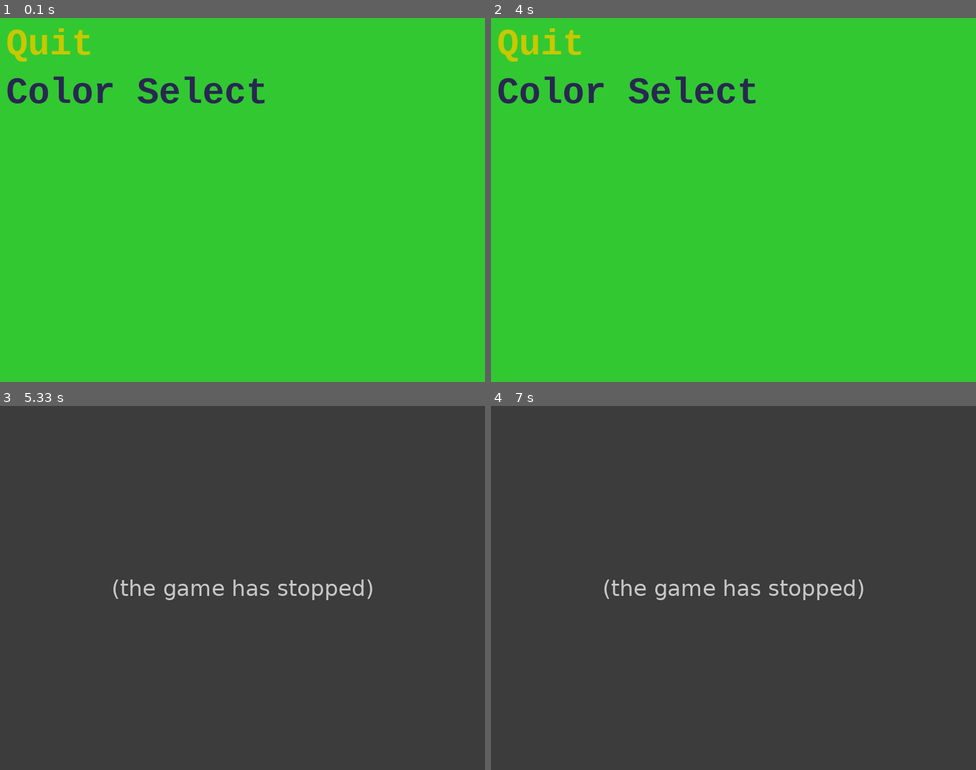
Above: before the commit, frames 1-4 (two rows, left to right).
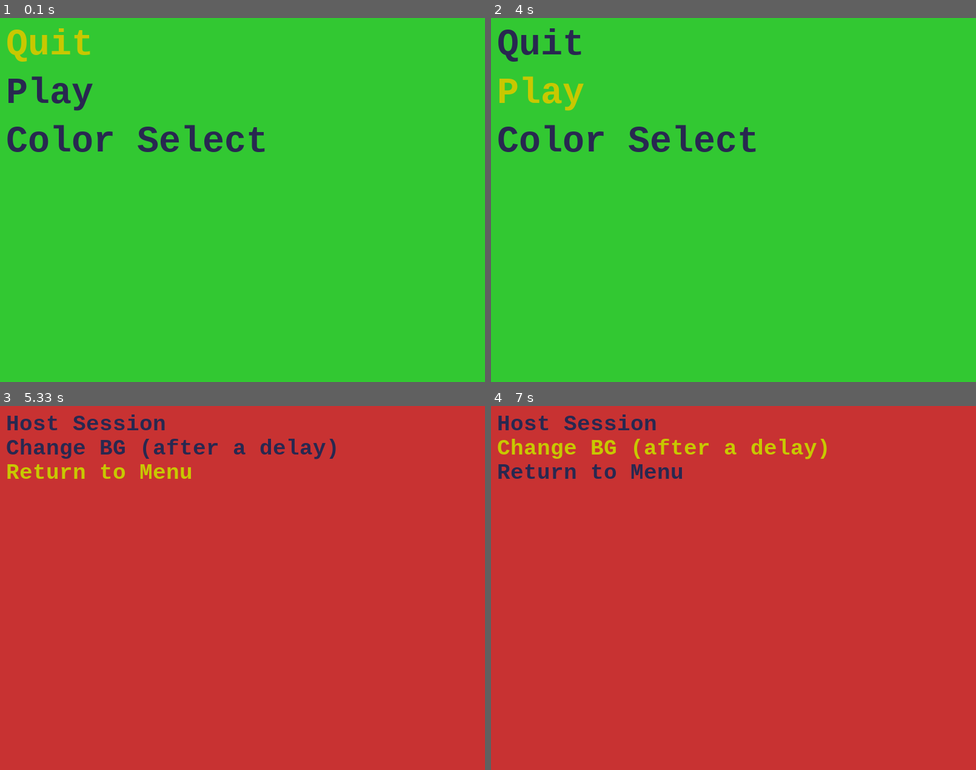
Above: after the commit, the same moments.

Repository: buffalocat/PygameProject1
Game: pygame game, started from main.py
Two runs of this game, one before a commit and one after it. Both use one fixed random seed, a clock stepped at 60 frames per second and the inputs below.
Inputs (mouse positions are in pixels of both pictures, inside the frame that each line leads up to):
- Up to frame 1 (0.1 s): no input
- Up to frame 2 (4 s): hold Up 0.33-0.8 s; move the mouse to (714, 214) at 0.37 s; tap Enter at 0.83, 3.4 s; hold Right 1.17-1.47 s; move the mouse to (782, 280) at 1.2 s; hold Left 1.5-1.9 s; move the mouse to (806, 72) at 1.53 s; hold Up 1.93-2.3 s; move the mouse to (791, 232) at 1.97 s; hold Right 2.33-2.97 s; move the mouse to (743, 76) at 2.37 s; hold Left 3-3.37 s; move the mouse to (718, 138) at 3.03 s; hold Up from 3.73 s (still down)
- Up to frame 3 (5.33 s): release Up at 4.03 s; tap Enter at 4.07, 4.73 s; hold P 4.4-4.7 s; hold Down 4.4-4.7 s; move the mouse to (339, 558) at 4.43 s; hold Down from 5.07 s (still down)
- Up to frame 4 (7 s): release Down at 5.37 s; hold Up 5.4-5.77 s; hold Down 5.8-6.17 s; hold Up 6.2-6.5 s; hold Down 6.53-6.83 s; hold Up from 6.87 s (still down)

The runs differ from the first frame. In frame 1, 2.8% of the frame differs, in the area x 1-55%, y 16-37%; in frame 2, 3.6%; in frame 3, 99%; in frame 4, 99%, in the area x 0-100%, y 0-100%.
Before the commit the program exited at 4.07 s; later frames show no game.

Commit message:
Testing threading to use for internet communication

Diff:
--- /dev/null
+++ b/font.py
@@ -0,0 +1,8 @@
+# The reason fonts are defined outside of game_constants.py
+# is that we need to initialize pygame.font before defining them.
+
+import pygame
+
+FONT_LARGE = pygame.font.Font(pygame.font.match_font('consolas', bold=True), 60)
+FONT_MEDIUM = pygame.font.Font(pygame.font.match_font('consolas', bold=True), 36)
+FONT_SMALL = pygame.font.Font(pygame.font.match_font('consolas', bold=True), 16)
--- a/gs/game_state.py
+++ b/game_state.py
@@ -25,7 +25,8 @@
 class Menu:
     """A widget which displays a list of menu items"""
     def __init__(self, parent):
-        # Almost always, the parent object is the current game state
+        # The parent object is the thing which calls the methods stored in this menu
+        # Frequently either the current state or the state manager
         self.parent = parent
         self.items = []
         self.index = 0
@@ -76,6 +77,7 @@
                 surf.blit(self.font.render(self.items[i]["name"], True, self.color_def), (x, y + self.height * i))
 
 
+# Note: we haven't had need for this yet!  And we might not for a while.
 class Panel:
     """A rectangular widget which contains relatively placed child widgets"""
     def __init__(self, width, height, color=(0,0,0)):
--- a/gs/color_select.py
+++ b/gs/color_select.py
@@ -1,7 +1,7 @@
 import pygame
 
 from game_constants import *
-from gs.game_state import GameState, Panel
+from game_state import GameState, Panel
 
 TOP = 10
 LEFT = 10
--- a/gs/connection_setup.py
+++ b/gs/connection_setup.py
@@ -1,6 +1,64 @@
-from gs.game_state import GameState
+"""A menu state for setting up a connection with a friend"""
+from random import random
+from time import sleep
+
+import pygame
+import tkinter as tk
+import threading
+import socket
+
+from font import FONT_MEDIUM
+from game_constants import *
+from game_state import GameState, Menu
 
 
 class GSConnectionSetup(GameState):
     def __init__(self, mgr, parent):
         super().__init__(mgr, parent)
+        self.bg = RED
+        self.menu = ConnectionSetupMenu(self)
+
+    def update(self):
+        self.menu.update()
+        #debugging threads
+        for event in pygame.event.get():
+            if event.type == KEYDOWN:
+                if event.key == K_p:
+                    print("lol")
+        pygame.event.clear()
+
+    def draw(self, surf):
+        self.surf.fill(self.bg)
+        self.menu.draw(self.surf, (10, 10))
+        super().draw(surf)
+
+    def host(self):
+        """Become the host of a room"""
+
+    def change_bg(self):
+        thread1 = threading.Thread(target=self.spawn_thread)
+        thread1.start()
+
+    def spawn_thread(self):
+        sleep(2)
+        self.bg = int(random()*(256**3))
+
+"""def test_threads():
+    print(f"there are {threading.active_count()} threads alive!")
+    n = 1
+    # Let's waste some time lol
+    for x in range(10 ** 8):
+        n += 1
+    print(f"n is {n}")"""
+
+
+class ConnectionSetupMenu(Menu):
+    def __init__(self, parent):
+        super().__init__(parent)
+        self.add_item("Host Session", "host")  # Not implemented
+        self.add_item("Change BG (after a delay)", "change_bg")
+        self.add_item("Return to Menu", "mgr.previous_state")
+        self.color_def = NAVY_BLUE
+        self.color_high = GOLD
+        self.height = 40
+        self.font = FONT_MEDIUM
--- a/gs/pause.py
+++ b/gs/pause.py
@@ -1,7 +1,7 @@
 import pygame
 
 from game_constants import *
-from gs.game_state import GameState, Menu
+from game_state import GameState, Menu
 
 
 class GSPause(GameState):
--- a/gs/start_menu.py
+++ b/gs/start_menu.py
@@ -1,7 +1,10 @@
+"""The main menu. In most games, it's the top state on the stack"""
+
 import pygame
 
+from font import FONT_LARGE
 from game_constants import *
-from gs.game_state import GameState, Menu
+from game_state import GameState, Menu
 
 
 class GSStartMenu(GameState):
@@ -19,14 +22,20 @@
         self.menu.draw(self.surf, (10, 10))
         super().draw(surf)
 
+
+# Note: the parent of StartMenu is the StateManager, because
+# all of the methods involve switching states.
+# If later we make GSStartMenu be the parent instead,
+# we have to append "mgr." to the beginning of each method
 class StartMenu(Menu):
     def __init__(self, parent):
         super().__init__(parent)
         # We need to give state_manager a play method!
         # self.add_item("Play", "play")
         self.add_item("Quit", "terminate")
-        self.add_item("Color Select", "color_select")  # Remove this item when the menu is fuller
+        self.add_item("Play", "connection_setup")
+        self.add_item("Color Select", "color_select")
         self.color_def = NAVY_BLUE
         self.color_high = GOLD
         self.height = 80
-        self.font = pygame.font.Font(pygame.font.match_font('consolas', bold=True), 60)
+        self.font = FONT_LARGE
--- a/main.py
+++ b/main.py
@@ -2,7 +2,6 @@
 import tkinter as tk
 
 from game_constants import *
-from gs.state_manager import StateManager
 
 # Main Game Loop
 
@@ -23,6 +22,8 @@
     root.withdraw()
 
     # Everything interesting is controlled by the game state manager
+    # We delay the import so that we can initialize pygame.font
+    from state_manager import StateManager
     manager = StateManager()
 
     # update() handles events since the previous frame and makes necessary changes
--- a/gs/state_manager.py
+++ b/state_manager.py
@@ -4,6 +4,7 @@
 
 from game_constants import *
 from gs.color_select import GSColorSelect
+from gs.connection_setup import GSConnectionSetup
 from gs.pause import GSPause
 from gs.start_menu import GSStartMenu
 # Still need to make a game state for the actual game !!!
@@ -27,6 +28,9 @@
 
     def start_menu(self):
         self.state = GSStartMenu(self)
+
+    def connection_setup(self):
+        self.state = GSConnectionSetup(self, self.state)
 
     def color_select(self):
         self.state = GSColorSelect(self, self.state)
Not shown, added: Notes
